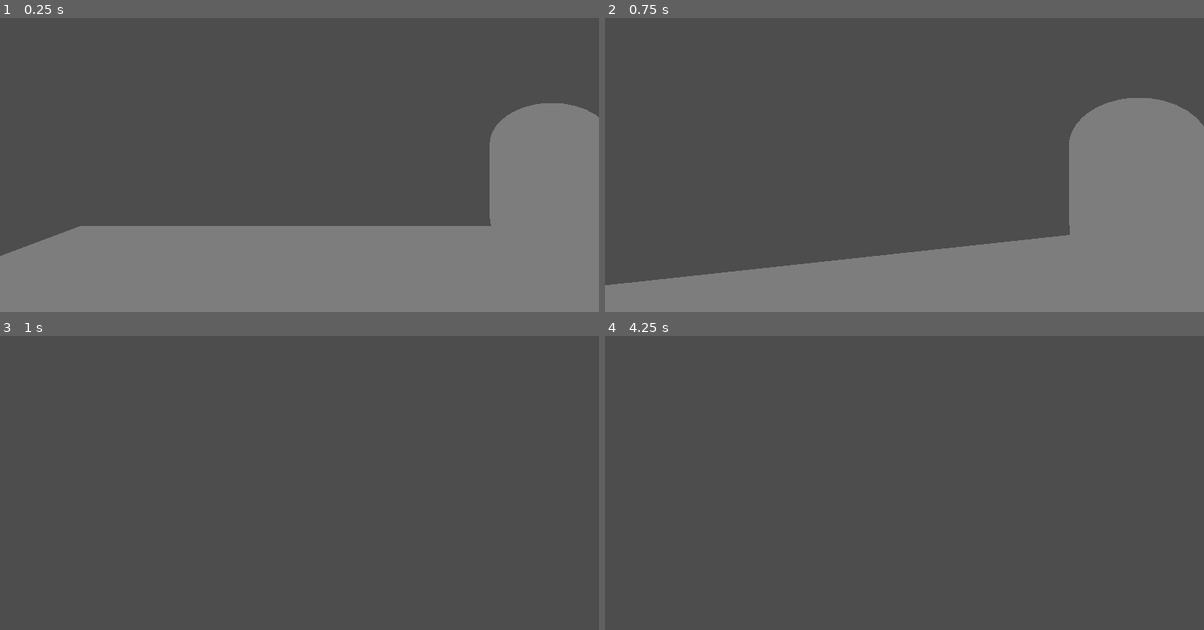
Above: before the commit, frames 1-4 (two rows, left to right).
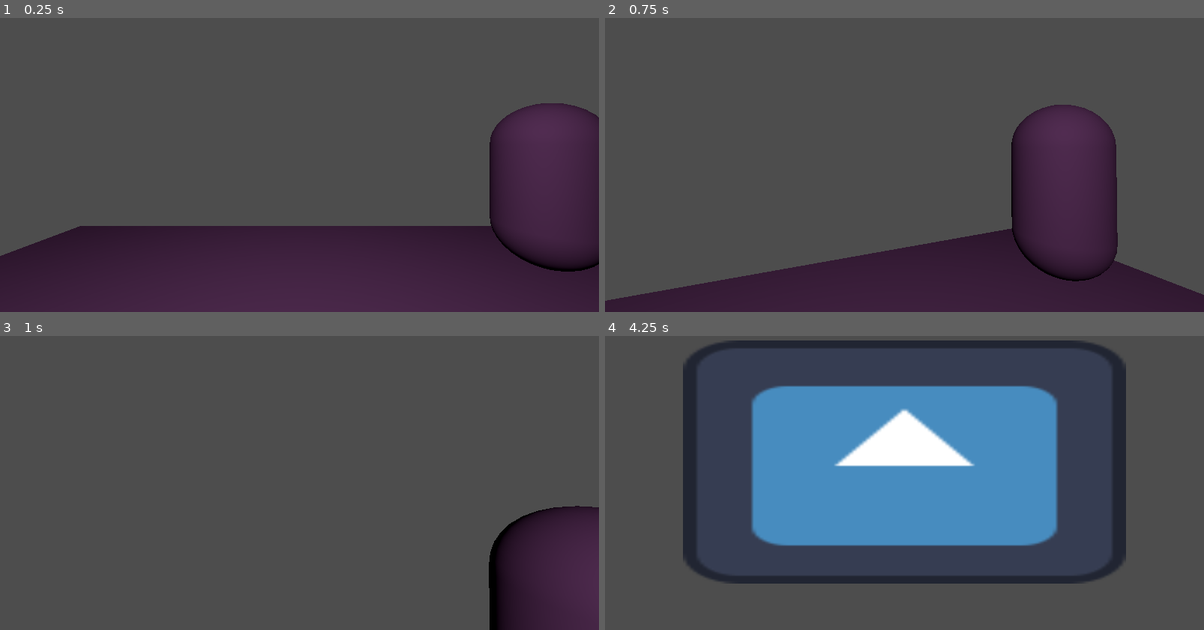
Above: after the commit, the same moments.

Repository: Shatterwaltz/Engrave
Game: Godot game, scene res://Main/Main.tscn
The game is run twice, just before and just after one commit, with the same random seed, the same clock (stepped at 60 frames per second) and the same inputs. The engine's default icon, where the game draws it, is replaced by a stand-in: a white triangle on a blue panel in a dark square.
Inputs (mouse positions are in pixels of both pictures, inside the frame that each line leads up to):
- Up to frame 1 (0.25 s): no input
- Up to frame 2 (0.75 s): tap Enter at 0.5 s; move the mouse to (934, 141) at 0.52 s; hold W (forward) from 0.53 s (still down); click (934, 141) at 0.6 s
- Up to frame 3 (1 s): keep holding W (forward); tap Space (jump) at 0.77 s
- Up to frame 4 (4.25 s): keep holding W (forward); move the mouse to (874, 462) at 1.27 s; right-click (874, 462) at 1.35 s; tap Space (jump) at 1.52, 3.02, 3.77 s; click (874, 462) at 2 s; move the mouse to (916, 456) at 2.02 s; click (916, 456) at 2.1 s; click (916, 456) at 2.75 s; move the mouse to (898, 468) at 2.77 s; right-click (898, 468) at 2.85 s; click (898, 468) at 3.5 s; move the mouse to (946, 465) at 3.52 s; click (946, 465) at 3.6 s; tap Escape (pause) at 4.15 s

The runs differ from the first frame. In frame 1, 36% of the frame differs, in the area x 0-100%, y 29-100%; in frame 2, 34%; in frame 3, 7.2%; in frame 4, 36%.

Commit message:
starting inventory work

Diff:
--- a/Areas/Debug Room/DebugRoom.tscn
+++ b/Areas/Debug Room/DebugRoom.tscn
@@ -22,3 +22,8 @@
 
 [node name="Veil" parent="." instance=ExtResource("1_l7ax4")]
 transform = Transform3D(1, 0, 0, 0, 1, 0, 0, 0, 1, 3.00809, 0, -2.70613)
+
+[node name="OmniLight3D" type="OmniLight3D" parent="."]
+transform = Transform3D(1, 0, 0, 0, 1, 0, 0, 0, 1, 0, 3, 0)
+light_color = Color(1, 0.596078, 1, 1)
+omni_range = 19.177
--- a/Entities/NPCs/veil.gd
+++ b/Entities/NPCs/veil.gd
@@ -31,4 +31,4 @@
 	print(choice_text + "was selected")
 
 func _on_lines_finish():
-	print("Veil understands the conversation is over.")
+	pass
--- a/Main/Main.tscn
+++ b/Main/Main.tscn
@@ -1,8 +1,10 @@
-[gd_scene load_steps=12 format=3 uid="uid://djytgd1its24k"]
+[gd_scene load_steps=14 format=3 uid="uid://djytgd1its24k"]
 
 [ext_resource type="Script" path="res://UI/ui.gd" id="1_0qyd7"]
 [ext_resource type="PackedScene" uid="uid://gy5q14223wy8" path="res://Areas/Debug Room/DebugRoom.tscn" id="1_ykn47"]
 [ext_resource type="Texture2D" uid="uid://b1fjs5pdf6lcg" path="res://Assets/UI/interact_speak.png" id="2_0gglq"]
+[ext_resource type="Texture2D" uid="uid://dmxvt45ix07df" path="res://icon.svg" id="2_deoqg"]
+[ext_resource type="Script" path="res://UI/Inventory/inventory.gd" id="2_lieht"]
 [ext_resource type="PackedScene" uid="uid://c66pg48nfmd76" path="res://Player/Player.tscn" id="2_sc1ya"]
 [ext_resource type="Script" path="res://UI/interact_prompt.gd" id="3_3huax"]
 [ext_resource type="Script" path="res://UI/dialogue_box.gd" id="5_3q8ca"]
@@ -21,7 +23,7 @@
 Button/styles/normal = SubResource("StyleBoxEmpty_vs86a")
 
 [sub_resource type="Environment" id="Environment_7rcr7"]
-ambient_light_source = 2
+ambient_light_source = 1
 ambient_light_color = Color(0.909804, 0.909804, 0.909804, 1)
 
 [node name="Main" type="Node3D"]
@@ -37,6 +39,31 @@
 theme_override_constants/margin_right = 50
 theme_override_constants/margin_bottom = 50
 script = ExtResource("1_0qyd7")
+
+[node name="Inventory" type="MarginContainer" parent="UI"]
+visible = false
+layout_mode = 2
+theme_override_constants/margin_left = 200
+theme_override_constants/margin_top = 100
+theme_override_constants/margin_right = 200
+theme_override_constants/margin_bottom = 100
+script = ExtResource("2_lieht")
+
+[node name="InventoryBg" type="TextureRect" parent="UI/Inventory"]
+layout_mode = 2
+texture = ExtResource("2_deoqg")
+
+[node name="VBoxContainer" type="VBoxContainer" parent="UI/Inventory"]
+layout_mode = 2
+
+[node name="Tabs" type="HBoxContainer" parent="UI/Inventory/VBoxContainer"]
+layout_mode = 2
+
+[node name="Items" type="GridContainer" parent="UI/Inventory/VBoxContainer"]
+layout_mode = 2
+theme_override_constants/h_separation = 30
+theme_override_constants/v_separation = 30
+columns = 5
 
 [node name="InteractPrompt" type="TextureRect" parent="UI"]
 layout_mode = 2
--- /dev/null
+++ b/UI/Inventory/ItemIcon.tscn
@@ -0,0 +1,9 @@
+[gd_scene format=3 uid="uid://b6wv7v767xr7j"]
+
+[node name="ItemIcon" type="Control"]
+layout_mode = 3
+anchors_preset = 15
+anchor_right = 1.0
+anchor_bottom = 1.0
+grow_horizontal = 2
+grow_vertical = 2
--- /dev/null
+++ b/UI/Inventory/ItemSlot.tscn
@@ -0,0 +1,11 @@
+[gd_scene load_steps=2 format=3 uid="uid://6gxlg2y6mynw"]
+
+[ext_resource type="Texture2D" uid="uid://c386tdgacud4i" path="res://Assets/UI/item_slot_bg.png" id="1_uue23"]
+
+[node name="ItemSlot" type="TextureRect"]
+anchors_preset = 15
+anchor_right = 1.0
+anchor_bottom = 1.0
+grow_horizontal = 2
+grow_vertical = 2
+texture = ExtResource("1_uue23")
--- /dev/null
+++ b/UI/Inventory/inventory.gd
@@ -0,0 +1,13 @@
+extends Node
+class_name Inventory
+@onready var items: GridContainer = $VBoxContainer/Items
+const ITEM_SLOT_SCENE: PackedScene = preload("res://UI/Inventory/ItemSlot.tscn")
+# Called when the node enters the scene tree for the first time.
+#func _ready():
+	#for i in range(0, 20):
+		#var slot: Node = ItemSlot.new()
+
+
+# Called every frame. 'delta' is the elapsed time since the previous frame.
+func _process(delta):
+	pass
--- /dev/null
+++ b/UI/Inventory/item_slot.gd
@@ -0,0 +1,11 @@
+extends Control
+
+
+# Called when the node enters the scene tree for the first time.
+func _ready():
+	pass # Replace with function body.
+
+
+# Called every frame. 'delta' is the elapsed time since the previous frame.
+func _process(delta):
+	pass
--- a/UI/ui.gd
+++ b/UI/ui.gd
@@ -3,6 +3,7 @@
 
 @onready var interact_prompt: TextureRect = $InteractPrompt
 @onready var dialogue_box = $DialogueBox
+@onready var inventory = $Inventory
 
 # Called when the node enters the scene tree for the first time.
 func _ready():
@@ -22,6 +23,8 @@
 	if GameState.game_state == Enums.GameStates.ACTIVE:
 		Input.mouse_mode = Input.MOUSE_MODE_VISIBLE
 		GameState.set_game_state(Enums.GameStates.PAUSE)
+		inventory.visible = true
 	elif GameState.game_state == Enums.GameStates.PAUSE:
 		Input.mouse_mode = Input.MOUSE_MODE_CAPTURED
 		GameState.set_game_state(Enums.GameStates.ACTIVE)
+		inventory.visible = false
--- a/project.godot
+++ b/project.godot
@@ -22,6 +22,11 @@
 PlayerSettings="*res://player_settings.gd"
 GameState="*res://game_state.gd"
 DialogueManager="*res://dialogue_manager.gd"
+
+[display]
+
+window/size/viewport_width=1920
+window/size/viewport_height=1080
 
 [input]
 
Binary file added: Assets/UI/item_slot_bg.png
Not shown, added: Assets/UI/item_slot_bg.png.import
